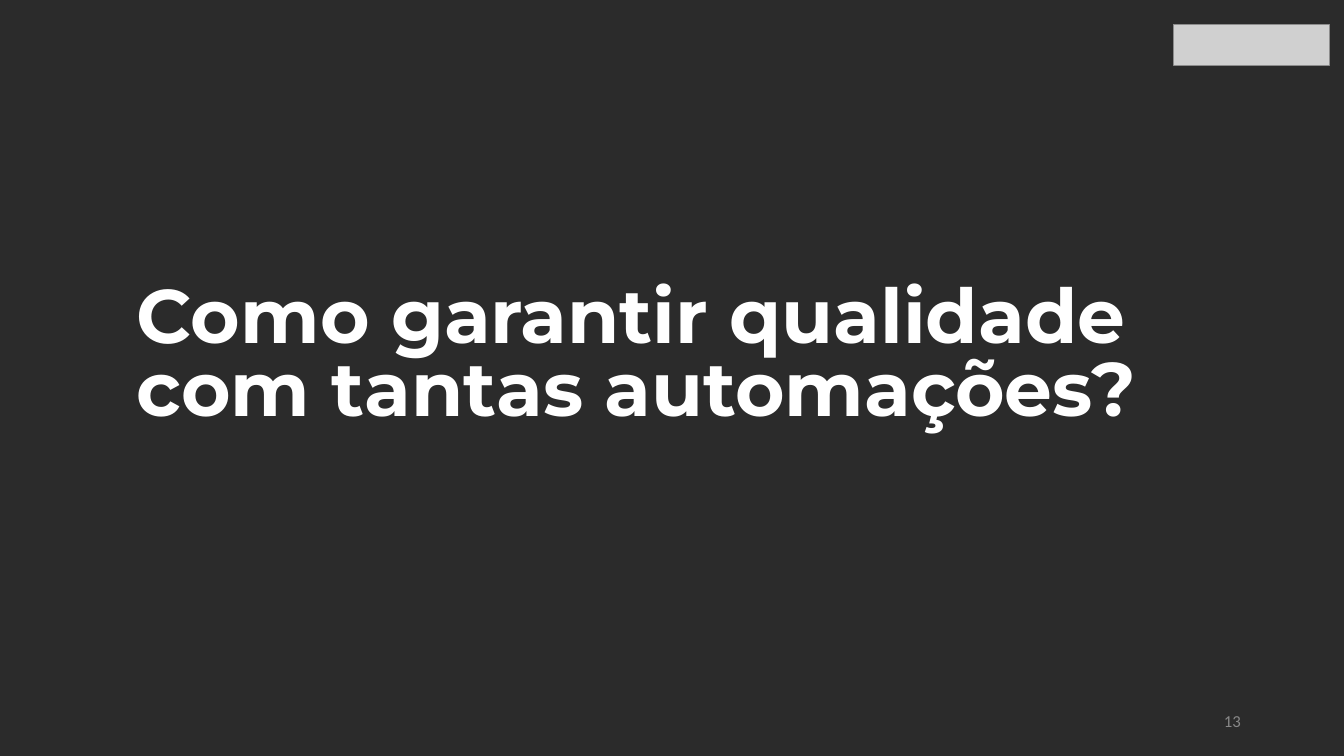
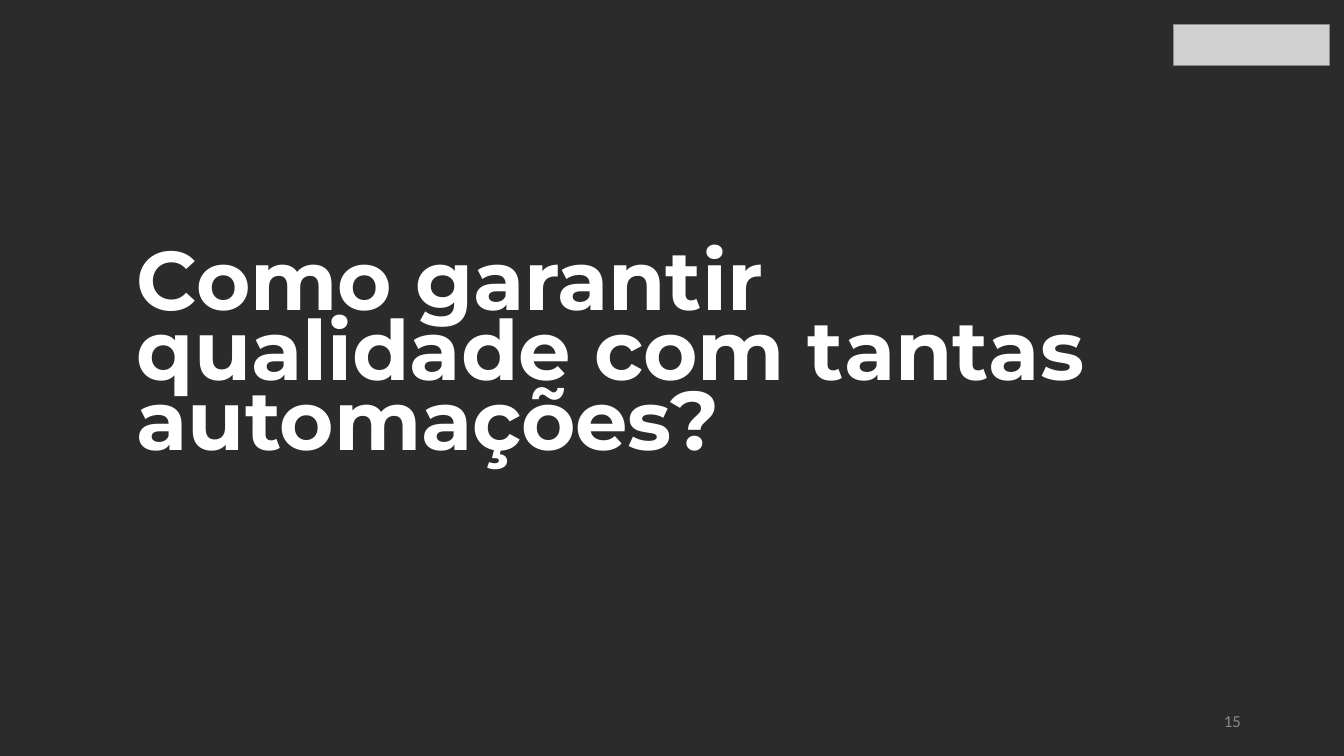
Before and after one commit to jvcaires/WeComp-Testing, a slide deck: slide 15 of WeComp - Testado Por Quem.pptx (slide 13 before the commit). Drawn at 1344x756 pixels with LibreOffice and Linux fonts; fonts in the diff are those of the drawing; grey boxes stand for pictures; background and template pictures are left out; a plain dark background stands for a picture behind light text. Boxes give left, top, right and bottom in pixels: in the first picture for what was removed or moved away, otherwise in the second. Text is boxed around its words. In the diff, an @@ line names an element or a change of style, - is before the commit and + after.

```diff
--- a/WeComp - Testado Por Quem.pptx
+++ b/WeComp - Testado Por Quem.pptx
@@ text "Como garantir qualidade com tantas ..." at [137,244,1084,470]: size 51.1 to 56.1 pt; line spacing 0.8 to 0.7 @@
@@ page number at [1224,716,1241,727]: text changed @@
-13
+15
```
Also in this commit, not shown: 5 other slides changed, 2 slides added, 16 other files.
